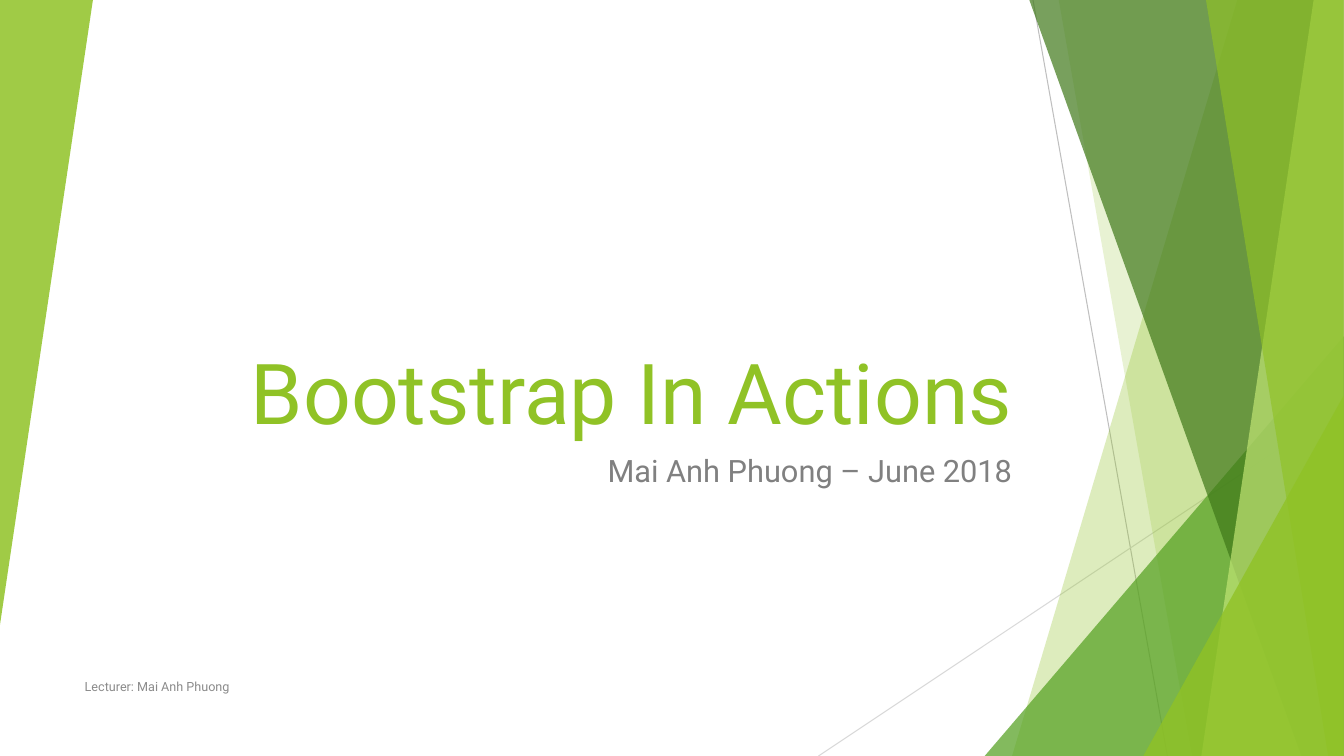
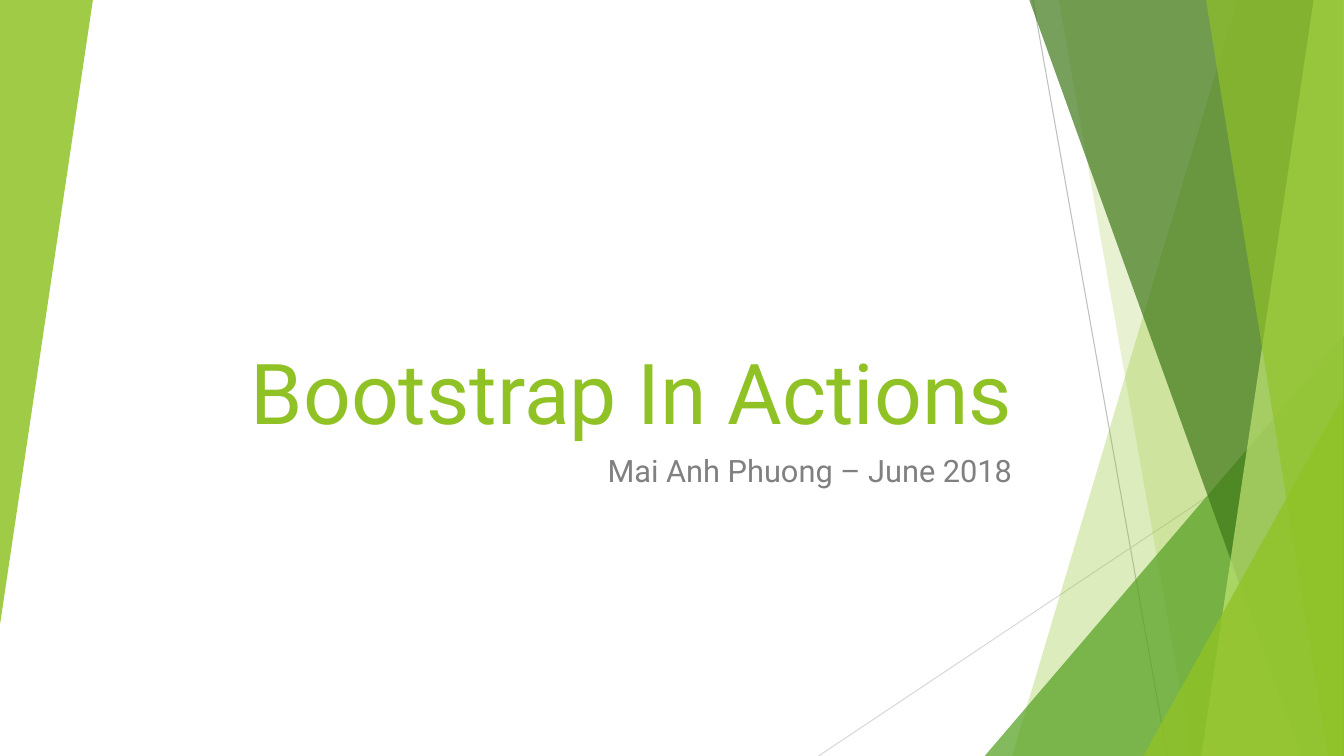
Before and after one commit to anhphuong190190/Repositories, a slide deck: slide 1 of GreenAcademy/Bootstrap In Actions.pptx. Drawn at 1344x756 pixels with LibreOffice and Linux fonts; fonts in the diff are those of the drawing. Boxes give left, top, right and bottom in pixels: in the first picture for what was removed or moved away, otherwise in the second. Text is boxed around its words. In the diff, an @@ line names an element or a change of style, - is before the commit and + after.

Commit message:
Update Bootstrap ppt

```diff
--- a/GreenAcademy/Bootstrap In Actions.pptx
+++ b/GreenAcademy/Bootstrap In Actions.pptx
@@ text removed at (85,681,229,694) @@
-Lecturer: Mai Anh Phuong
```
Also in this commit, not shown: 8 other slides changed, 13 slides added.
